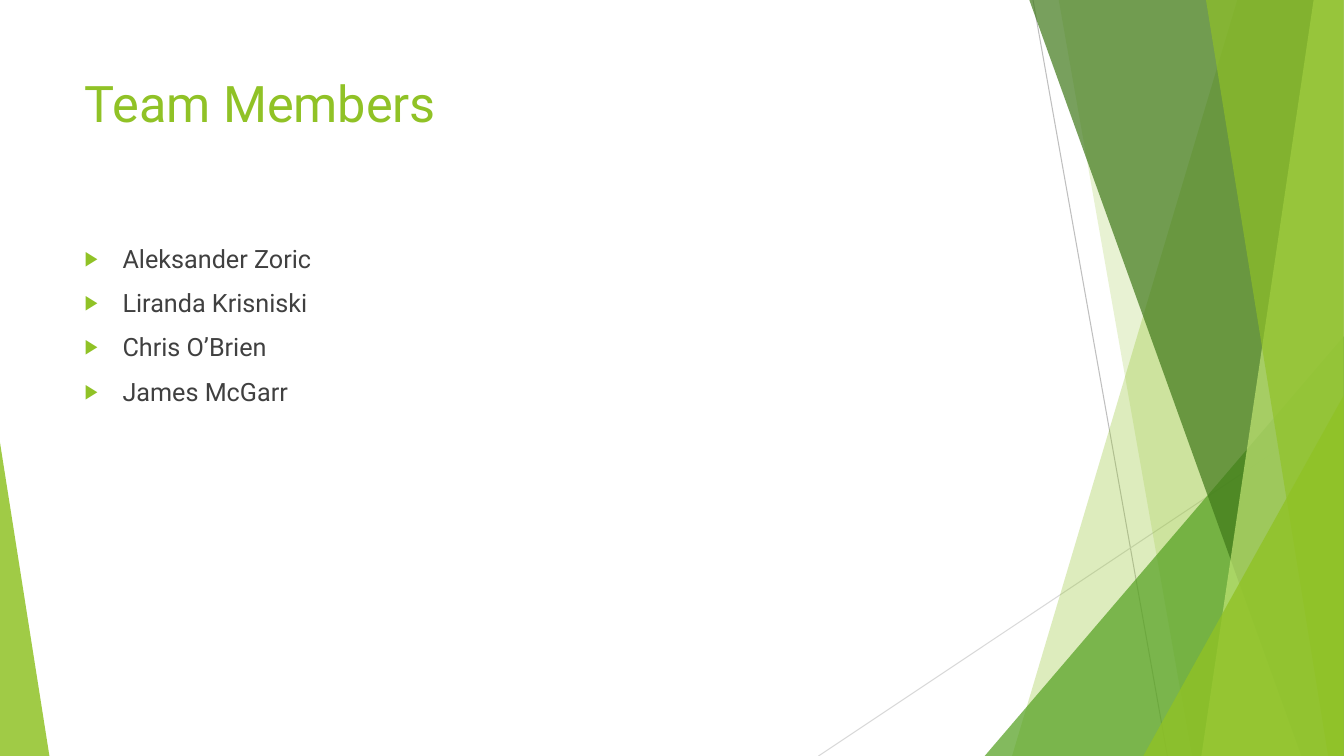
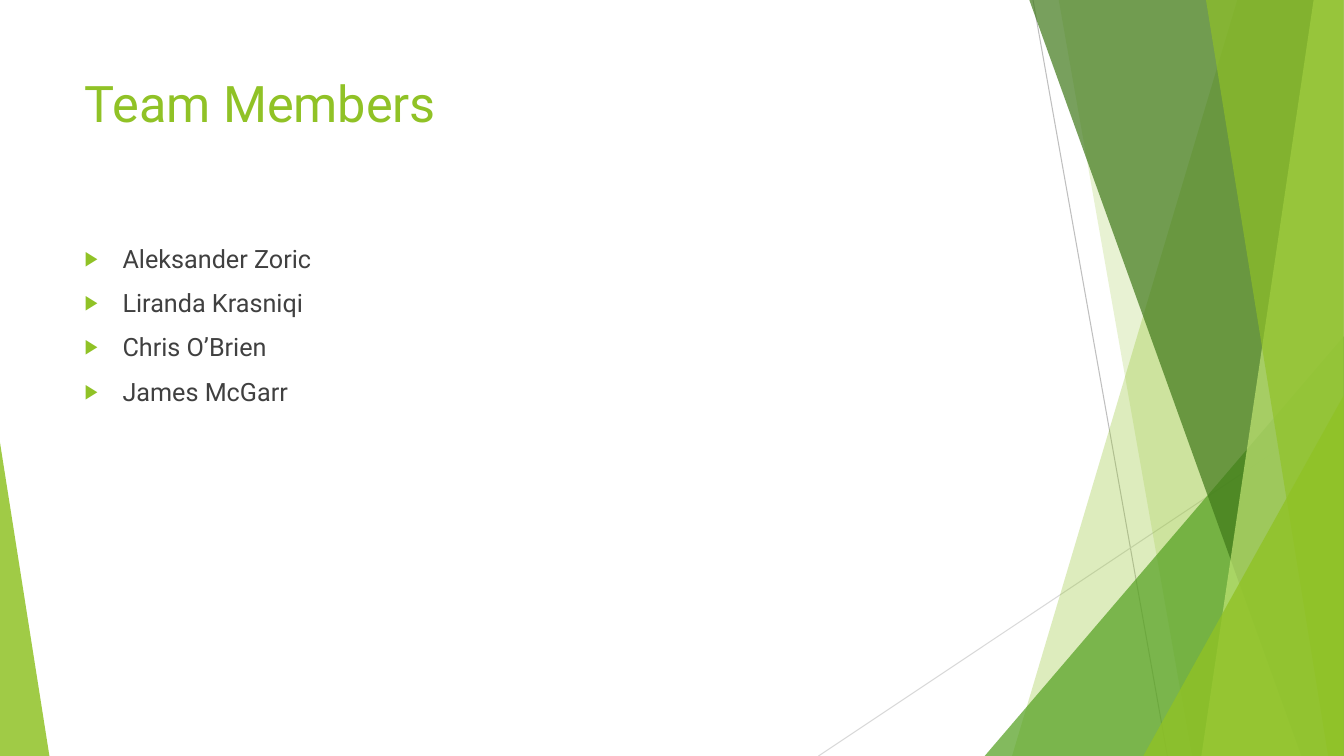
Before and after one commit to JamesDaniel/Software-Quality-Assurance-Group-CA, a slide deck: slide 31 of SQA Presentation_updated.pptx (slide 21 before the commit). Drawn at 1344x756 pixels with LibreOffice and Linux fonts; fonts in the diff are those of the drawing. Boxes give left, top, right and bottom in pixels: in the first picture for what was removed or moved away, otherwise in the second. Text is boxed around its words. In the diff, an @@ line names an element or a change of style, - is before the commit and + after.

```diff
--- a/SQA Presentation_updated.pptx
+++ b/SQA Presentation_updated.pptx
@@ text at [123,293,303,317]: text changed @@
-▶ Liranda Krisniski
+▶ Liranda Krasniqi
```
Also in this commit, not shown: 2 other slides changed, 11 slides added, 1 slide removed, 3 other files.
